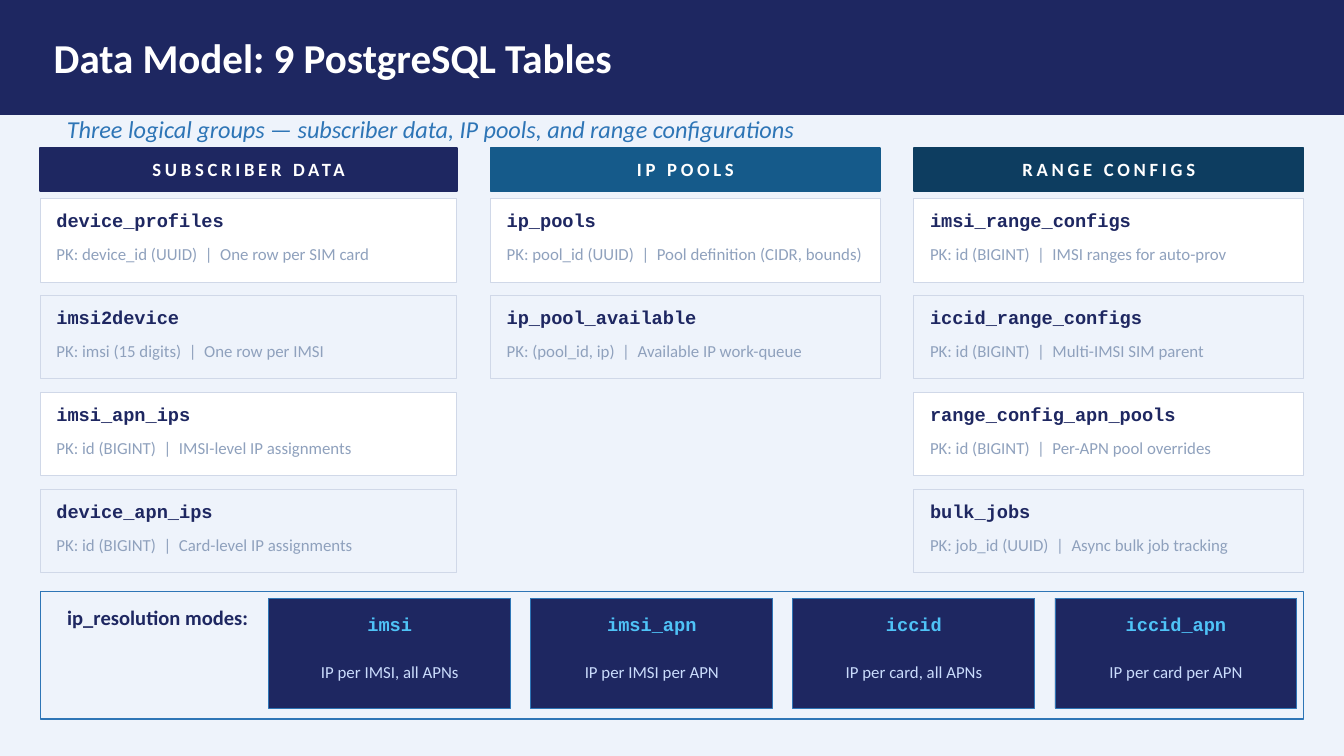
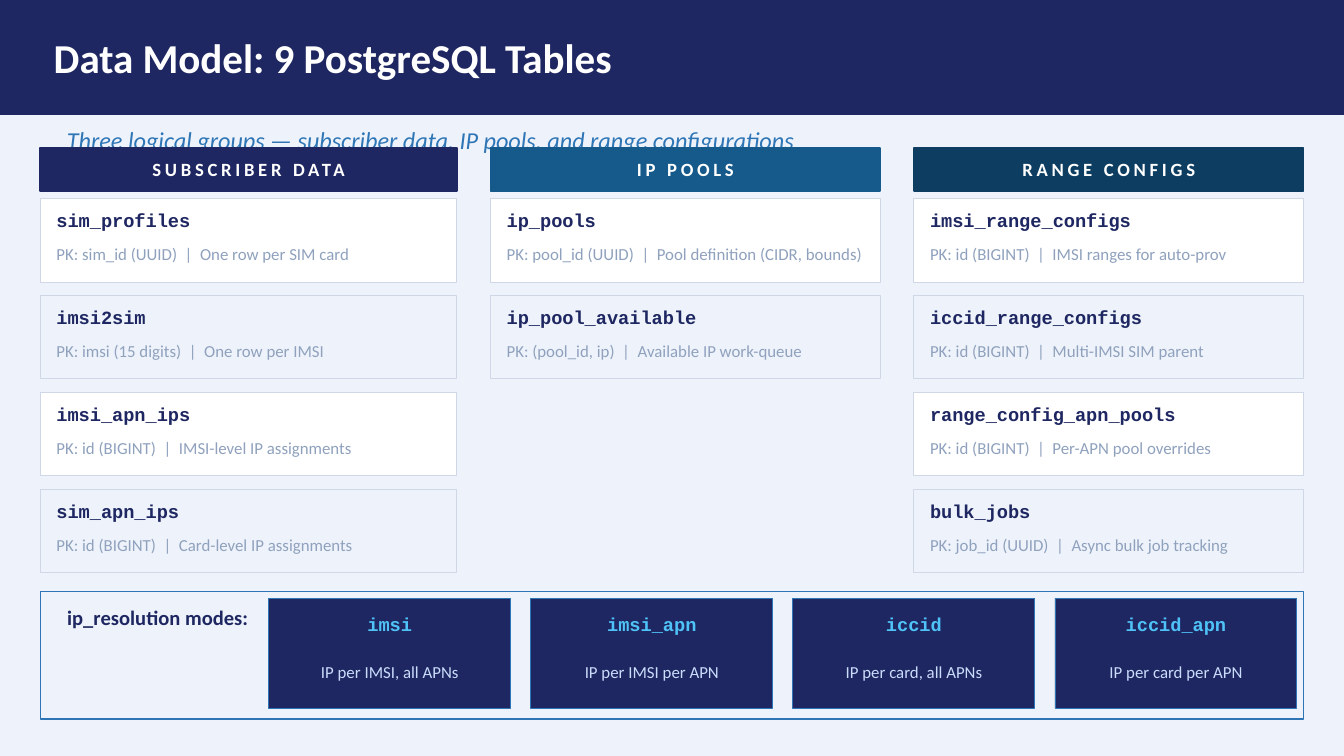
Before and after one commit to ridan5G/aaa-cloud-native, a slide deck: slide 8 of docs/aaa-platform-presentation.pptx (slide 10 before the commit). Drawn at 1344x756 pixels with LibreOffice and Linux fonts; fonts in the diff are those of the drawing. Boxes give left, top, right and bottom in pixels: in the first picture for what was removed or moved away, otherwise in the second. Text is boxed around its words. In the diff, an @@ line names an element or a change of style, - is before the commit and + after.

Commit message:
Move stage logic from radius to lookup pod, CIDR finder fixes

```diff
--- a/docs/aaa-platform-presentation.pptx
+++ b/docs/aaa-platform-presentation.pptx
@@ text "Three logical groups — subscriber ..." at <box>67,129,794,155</box>: vertical alignment top to middle @@
@@ text at <box>56,214,190,231</box>: text changed @@
-device_profiles
+sim_profiles
@@ text at <box>56,248,349,263</box>: text changed @@
-PK: device_id (UUID) | One row per SIM card
+PK: sim_id (UUID) | One row per SIM card
@@ text at <box>56,311,145,324</box>: text changed @@
-imsi2device
+imsi2sim
@@ text at <box>56,505,179,522</box>: text changed @@
-device_apn_ips
+sim_apn_ips
```
Also in this commit, not shown: 11 other slides changed, 2 slides removed, 39 other files.
